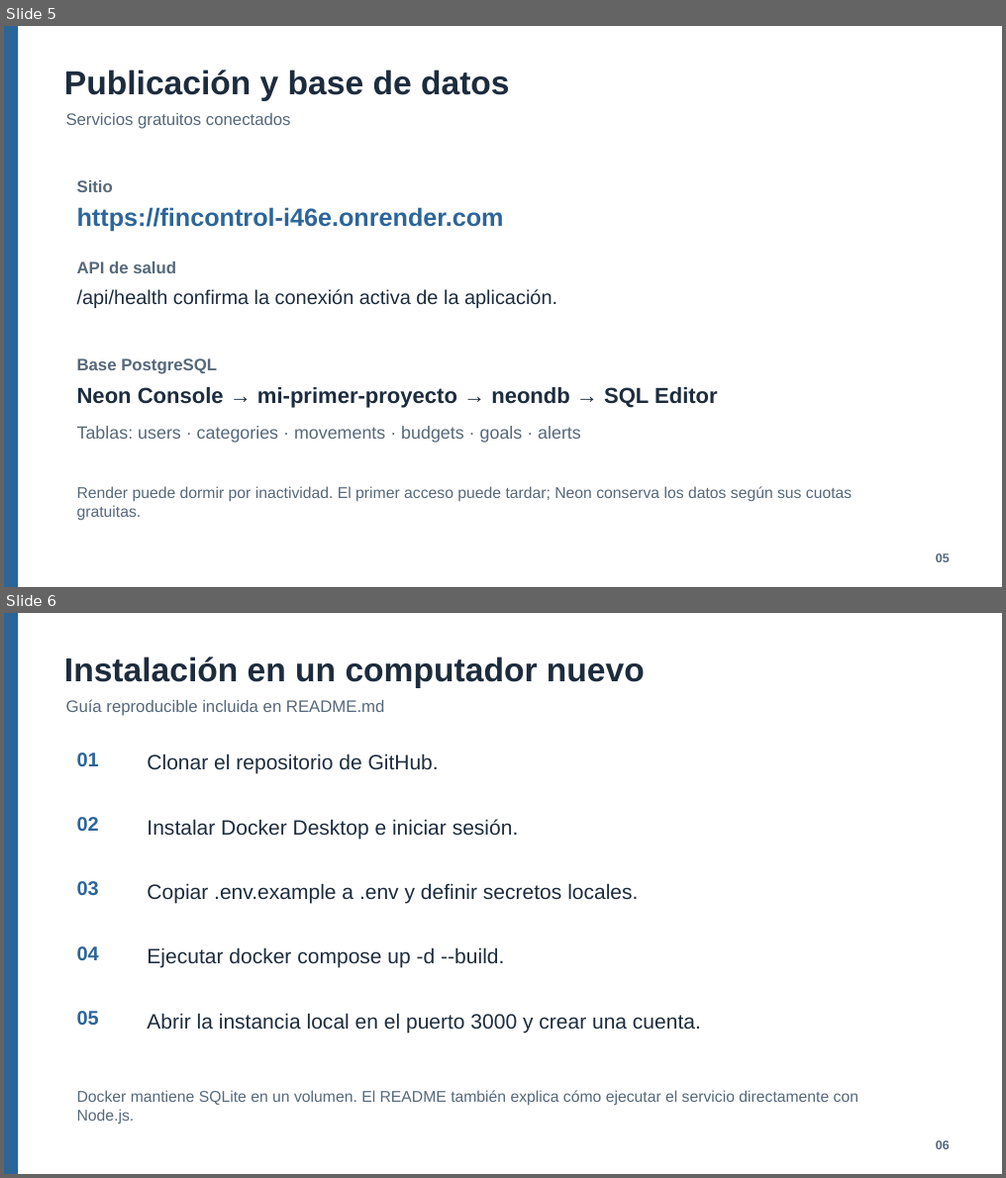
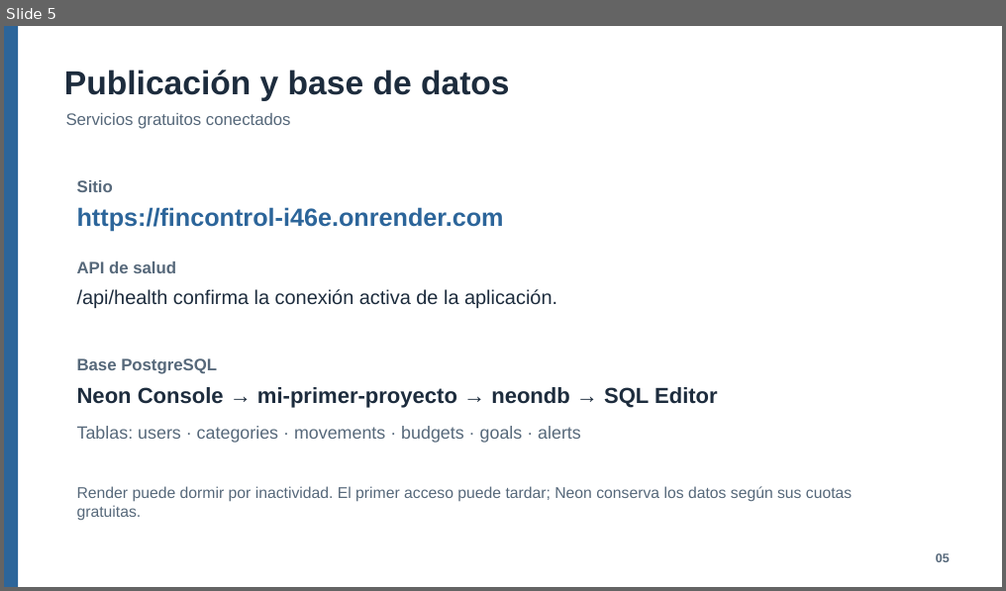
Before and after one commit to edwin2025andres-source/Proyecto-Gestion-de-gastos, a slide deck: Entregables Finales/FinControl_Entrega_Final.pptx. Shown one above the other, each under a label of ours: slides 5 and 6 before the commit, slide 5 after it. The pictures are 1006x1178 and 1006x591 pixels, drawn with LibreOffice and Linux fonts; fonts in the diff are those of the drawing. Boxes give left, top, right and bottom in pixels: in the first picture for what was removed or moved away, otherwise in the second. Text is boxed around its words. In the diff, an @@ line names an element or a change of style, - is before the commit and + after.

```diff
--- a/Entregables Finales/FinControl_Entrega_Final.pptx
+++ b/Entregables Finales/FinControl_Entrega_Final.pptx
@@ slide 6 removed at (x1=4, y1=613, x2=1002, y2=1174), background #FFFFFF @@
@@ rectangle removed at (x1=4, y1=613, x2=18, y2=1174) @@
@@ text removed at (x1=64, y1=657, x2=645, y2=688) @@
-Instalación en un computador nuevo
@@ text removed at (x1=66, y1=699, x2=385, y2=716) @@
-Guía reproducible incluida en README.md
@@ text removed at (x1=77, y1=753, x2=99, y2=766) @@
-01
@@ text removed at (x1=147, y1=754, x2=439, y2=774) @@
-Clonar el repositorio de GitHub.
@@ text removed at (x1=77, y1=817, x2=99, y2=831) @@
-02
@@ text removed at (x1=147, y1=819, x2=519, y2=839) @@
-Instalar Docker Desktop e iniciar sesión.
@@ text removed at (x1=77, y1=881, x2=99, y2=895) @@
-03
@@ text removed at (x1=147, y1=883, x2=638, y2=904) @@
-Copiar .env.example a .env y definir secretos locales.
@@ text removed at (x1=77, y1=947, x2=99, y2=960) @@
-04
@@ text removed at (x1=147, y1=948, x2=504, y2=968) @@
-Ejecutar docker compose up -d --build.
@@ text removed at (x1=77, y1=1011, x2=99, y2=1025) @@
-05
@@ text removed at (x1=147, y1=1013, x2=701, y2=1033) @@
-Abrir la instancia local en el puerto 3000 y crear una cuenta.
@@ text removed at (x1=77, y1=1090, x2=858, y2=1124) @@
-Docker mantiene SQLite en un volumen. El README también explica cómo ejecutar el servicio directamente con Node.js.
@@ text removed at (x1=936, y1=1141, x2=949, y2=1150) @@
-06
```
Also in this commit, not shown: 1 slide changed, 1 slide added, 1 other slide removed, 3 other files.
